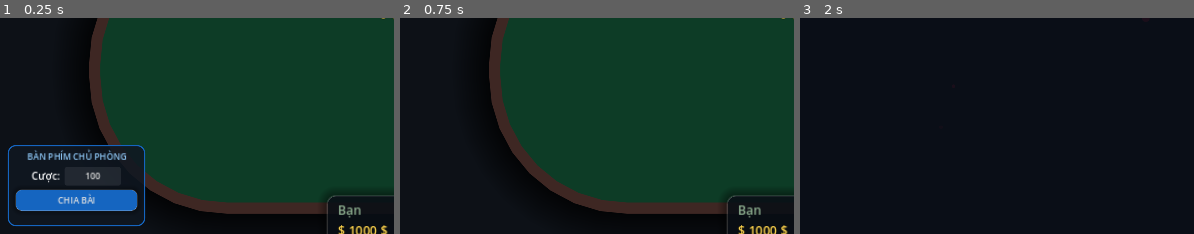
Above: before the commit, frames 1-3 (left to right).
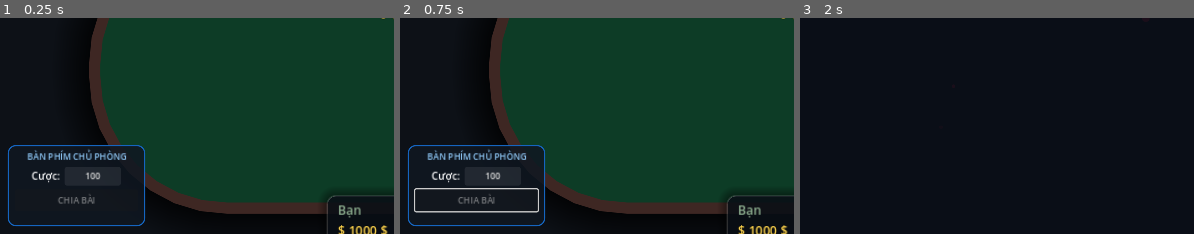
Above: after the commit, the same moments.

Repository: tquoc00/PokerGame
Game: Godot game, scene res://scenes/main/Table.tscn
The game is run twice, just before and just after one commit, with the same random seed, the same clock (stepped at 60 frames per second) and the same inputs. This scene is started directly instead of the project's main scene.
Inputs (mouse positions are % of the whole screen's width and height, from its top left):
- Up to frame 1 (0.25 s): no input
- Up to frame 2 (0.75 s): click (10, 81) at 0.5 s, where only the run before the commit has a clickable "CHIA BÀI"
- Up to frame 3 (2 s): click "THOÁT" at 1.25 s
The pictures show only the part of the screen within x 1-51%, y 39-89%; the shares and areas given below are measured in that part.

The runs differ from the first frame. In frame 1, 3.0% of the frame differs, in the area x 3-36%, y 79-90%; in frame 2, 4.3%, in the area x 2-37%, y 58-97%; in frame 3, nothing differs.
Error before the commit: Out of bounds get index '0' (on base: 'Array') (res://scripts/core/PokerGameManager.gd:789)

Commit message:
Allow host to force start if 2+ players and update check_all_ready safety check

Diff:
--- a/scripts/core/PokerGameManager.gd
+++ b/scripts/core/PokerGameManager.gd
@@ -290,7 +290,7 @@
 		btn_start_round.custom_minimum_size = Vector2(190, 35)
 		btn_start_round.add_theme_font_size_override("font_size", 14)
 		btn_start_round.pressed.connect(_on_host_start_round)
-		btn_start_round.disabled = true # Mặc định khóa lại
+		btn_start_round.disabled = (NetworkManager.players.size() < 2)
 		vbox.add_child(btn_start_round)
 
 		info_label.text = "ĐANG CHỜ NGƯỜI CHƠI KHÁC TẢI XONG..."
@@ -615,9 +615,12 @@
 		if not NetworkManager.ready_peers.has(pid):
 			all_ready = false
 			break
-	if all_ready and btn_start_round:
-		btn_start_round.disabled = false
+	if btn_start_round:
+		btn_start_round.disabled = (NetworkManager.players.size() < 2)
+	if all_ready:
 		info_label.text = "MỌI NGƯỜI ĐÃ SẴN SÀNG! BẤM CHIA BÀI ĐỂ BẮT ĐẦU"
+	else:
+		info_label.text = "ĐANG CHỜ NGƯỜI CHƠI KHÁC TẢI XONG..."
 
 func server_handle_player_disconnect(disconnected_id: int):
 	if not multiplayer.is_server(): return
